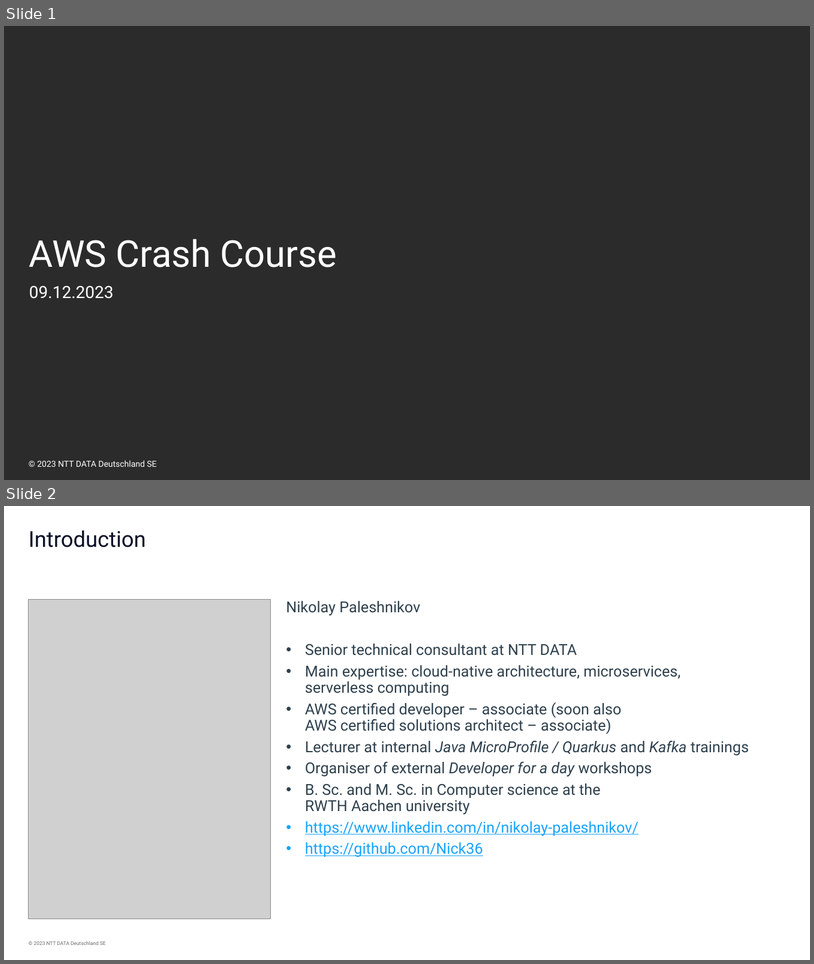
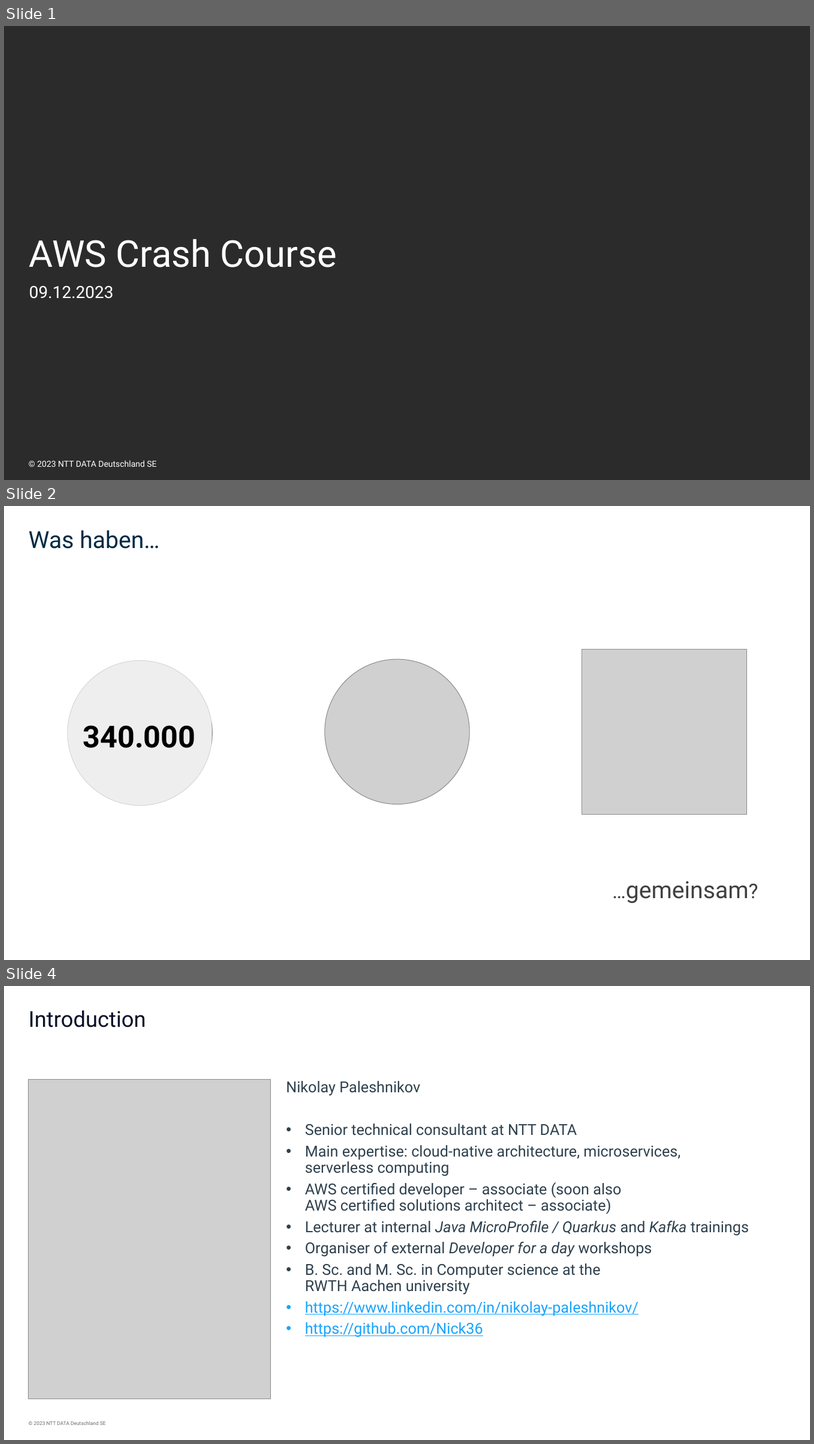
Before and after one commit to Nick36/aws-crash-course, a slide deck: AWS Crash Course.pptx. Shown one above the other, each under a label of ours: slides 1 and 2 before the commit, slides 1, 2 and 4 after it; the slides between them are not shown. The pictures are 814x964 and 814x1444 pixels, drawn with LibreOffice and Linux fonts; fonts in the diff are those of the drawing; grey boxes stand for pictures; background and template pictures are left out; a plain dark background stands for a picture behind light text. Boxes give left, top, right and bottom in pixels: in the first picture for what was removed or moved away, otherwise in the second. Text is boxed around its words. In the diff, an @@ line names an element or a change of style, - is before the commit and + after.

```diff
--- a/AWS Crash Course.pptx
+++ b/AWS Crash Course.pptx
@@ slide 2 added at box(4, 506, 810, 960), background #FFFFFF @@
@@ title added at box(29, 530, 159, 549), 28 pt, text #012A44 @@
+Was haben…
@@ picture added at box(582, 649, 747, 814) @@
@@ picture added at box(68, 660, 212, 805) @@
@@ picture added at box(325, 659, 470, 804) @@
@@ text added at box(83, 725, 196, 748), 36 pt, text #000000, bold @@
+340.000
@@ text added at box(626, 880, 749, 903), 28 pt, text #404040 @@
+…gemeinsam?
@@ what was slide 2 is now slide 4 @@
```
Also in this commit, not shown: 1 slide changed, 1 other slide added.
